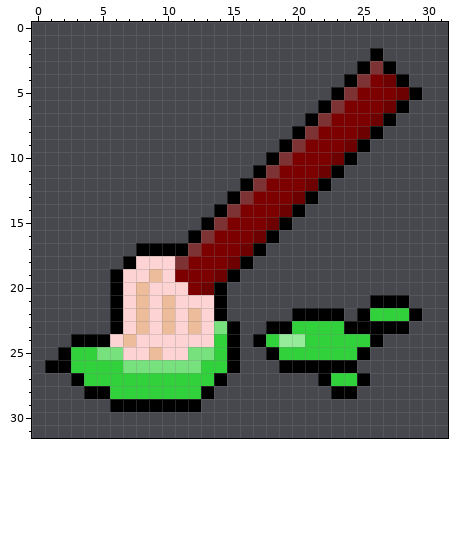
Two versions of one pixel-art sprite, assets/icons/paint.png. Above is the file before it was changed.
The file is 32x32 pixels.
After the commit:
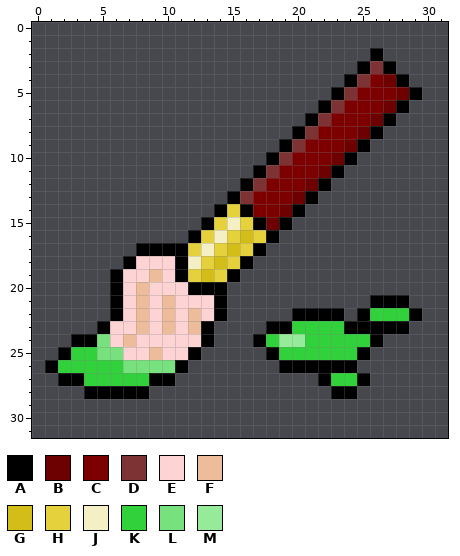
Palette (. is transparent): A #000000  B #6d0000  C #7d0000  D #7d3333  E #fed3d3  F #ecbc9b  G #d3bd18  H #e5d13c  J #f5efc5  K #30d13a  L #76e17d  M #96eb9b
What changed:
{"y":14,"x":15,"old":"DC","new":"HA"}
{"y":15,"x":14,"old":"DCCC","new":"HJHA"}
{"y":16,"x":13,"old":"DCCCB","new":"HJHGH"}
{"y":17,"x":12,"old":"DCCCB","new":"HJHGH"}
{"y":18,"x":11,"old":"DCCCB","new":"AJHGH"}
{"y":19,"x":11,"old":"CCCB","new":"AHGH"}
{"y":20,"x":12,"old":"CB","new":"AA"}
{"y":23,"x":5,"old":".A","new":"AE"}
{"y":23,"x":13,"old":"ELA","new":"A.."}
{"y":24,"x":5,"old":"A","new":"L"}
{"y":24,"x":13,"old":"EKA","new":"A.."}
{"y":25,"x":12,"old":"LLKA","new":"A..."}
{"y":26,"x":2,"old":"A","new":"K"}
{"y":26,"x":11,"old":"LLKKA","new":"A...."}
{"y":27,"x":2,"old":".","new":"A"}
{"y":27,"x":9,"old":"KKKKKA","new":"AA...."}
{"y":28,"x":6,"old":"KKKKKKKA","new":"AAA....."}
{"y":29,"x":6,"old":"AAAAAAA","new":"......."}
